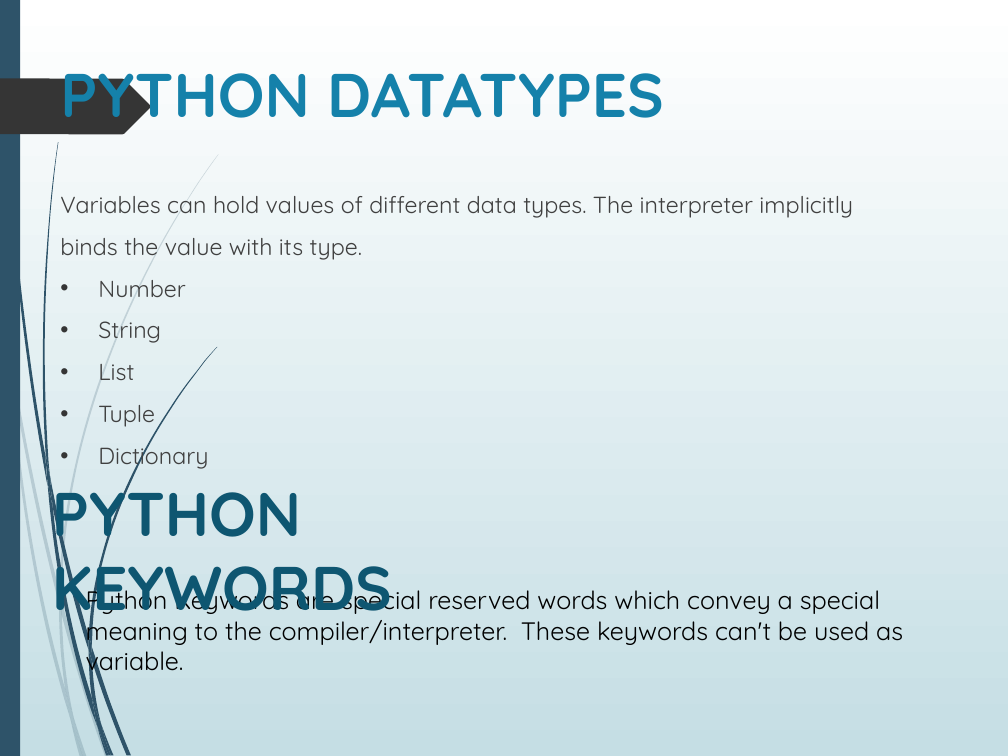
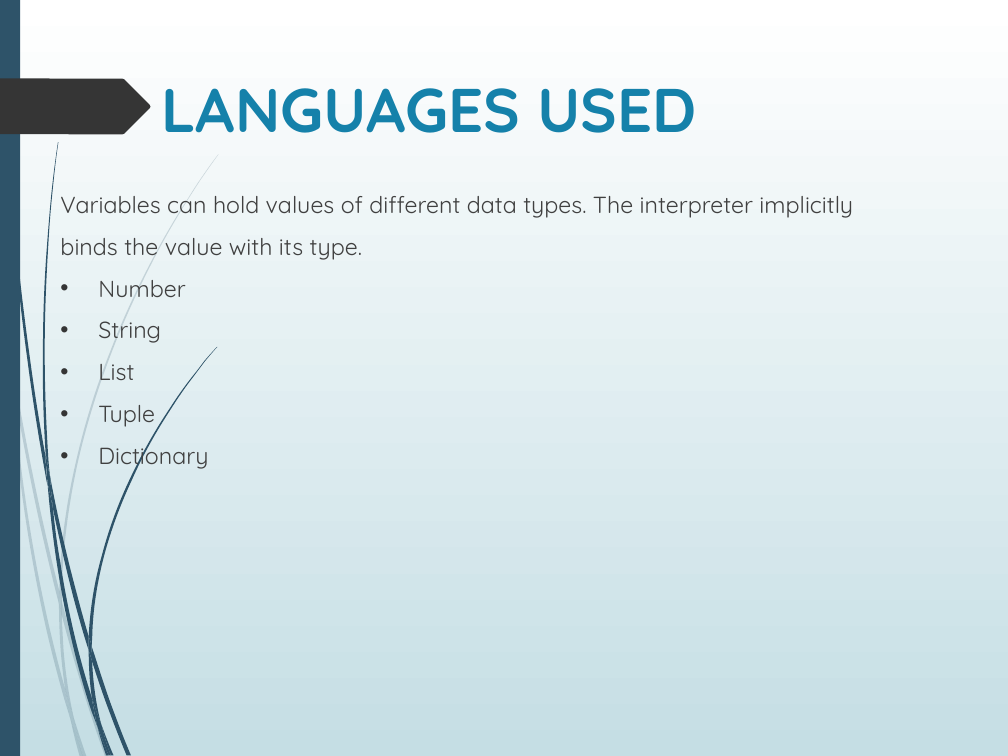
Before and after one commit to aayushi20221/Cloud-Based-Buss-Pass-System, a slide deck: slide 5 of ppt.pptx. Drawn at 1008x756 pixels with LibreOffice and Linux fonts; fonts in the diff are those of the drawing. Boxes give left, top, right and bottom in pixels: in the first picture for what was removed or moved away, otherwise in the second. Text is boxed around its words. In the diff, an @@ line names an element or a change of style, - is before the commit and + after.

```diff
--- a/ppt.pptx
+++ b/ppt.pptx
@@ title at <box>161,88,696,133</box>: text changed @@
-PYTHON DATATYPES
+LANGUAGES USED
@@ text removed at <box>52,473,392,627</box> @@
-PYTHON KEYWORDS
@@ text removed at <box>86,583,903,676</box> @@
-Python Keywords are special reserved words which convey a special meaning to the compiler/interpreter. These keywords can't be used as variable.
```
